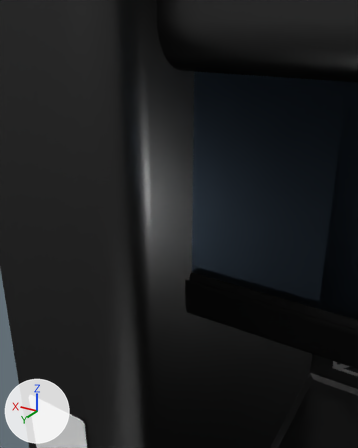
Renders of the Blender file Assets/Packages/Fume Cupboard/Prefabs/Fume_Cupboard/Models/fume_backup_03.blend from each side of a commit.
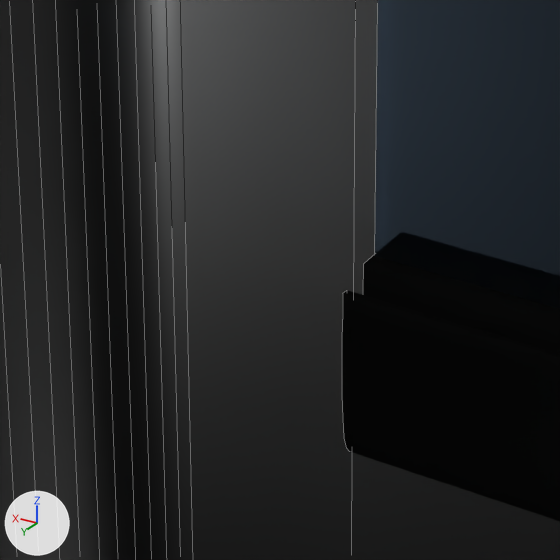
There are two pictures of each version: one from a 50 mm lens placed at (0.731, 0.829, 1.361), pointed at (1.018, 0.351, 1.122), one close up on the part from 32% to 64% of the width and 49% to 75% of the height. The lights are fixed; the arrows at lower left show +X, +Y and +Z. The close-ups show mesh edges as thin lines.

In view in the first close-up: 'sash', 'wall_L'.
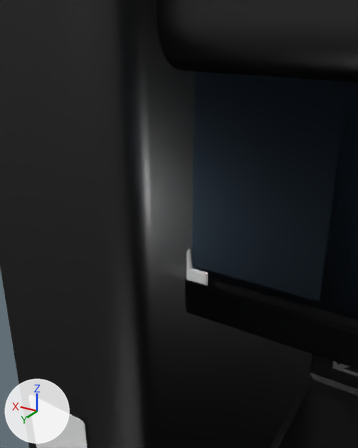
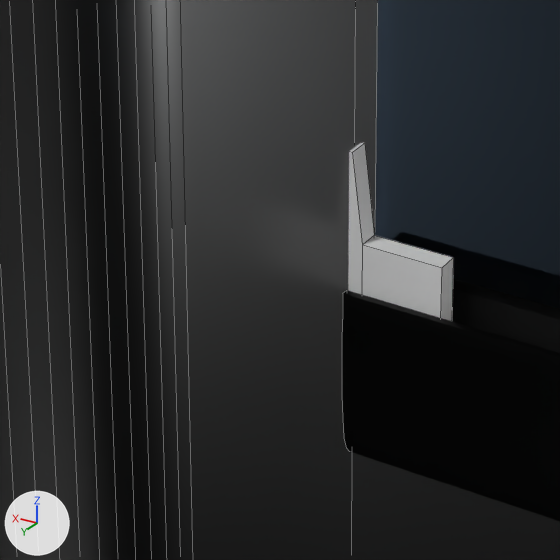
Changed parts and their boxes (x1, y1, x2, y2) in the close-ups (560 x 560 px):
'safe_lock', added
    after: (348, 142, 454, 321)

What changed in the scene script:
```text
Add me_cube_017:
    me_cube_017.from_pydata([(-0.003, -0.003, -0.025), (-0.003, 0.003, -0.025), (0.003, -0.003, -0.025), (0.003, -0.003, 0.025), (0.003, 0.003, -0.025), (0.003, 0.003, 0.025), (0.0, -0.003, 0.025), (-0.003, -0.003, 0.0), (-0.003, 0.003, 0.0), (0.0, 0.003, 0.025), (-0.0255, 0.003, -0.025), (-0.0255, -0.003, -0.025), (-0.0255, 0.003, 0.0), (-0.0255, -0.003, 0.0)], [], [(5, 9, 6, 3), (4, 5, 3, 2), (7, 8, 12, 13), (1, 4, 2, 0), (1, 8, 9, 5, 4), (6, 9, 8, 7), (2, 3, 6, 7, 0), (11, 13, 12, 10), (8, 1, 10, 12), (1, 0, 11, 10), (0, 7, 13, 11)])
Add ob_safe_lock:
    ob_safe_lock = bpy.data.objects.new('safe_lock', me_cube_017)
    ob_safe_lock.location = (0.999, 0.3596, 1.07)
```
